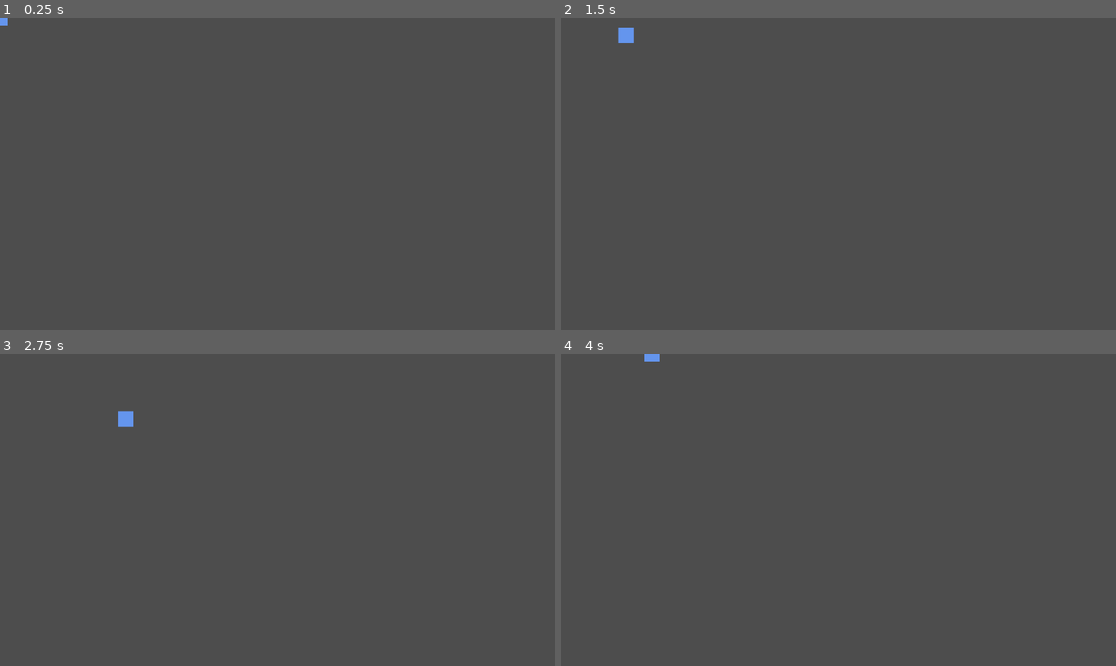
Above: before the commit, frames 1-4 (two rows, left to right).
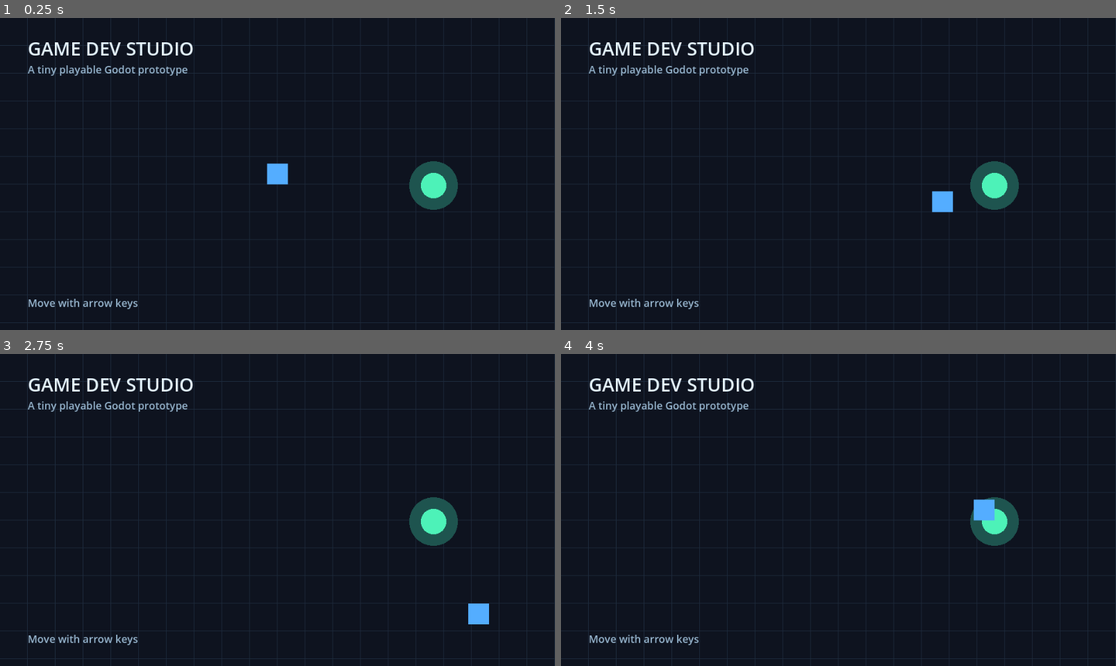
Above: after the commit, the same moments.

Repository: toilanguyen2910/game-dev-studio
Game: Godot game, scene res://main.tscn
The game is run twice, just before and just after one commit, with the same random seed, the same clock (stepped at 60 frames per second) and the same inputs.
Inputs:
- Up to frame 1 (0.25 s): no input
- Up to frame 2 (1.5 s): tap Enter at 0.5 s; hold Right (ui_right) 0.53-1.28 s; hold Down (ui_down) from 1.28 s (still down)
- Up to frame 3 (2.75 s): release Down (ui_down) at 2.03 s; hold Right (ui_right) from 2.03 s (still down)
- Up to frame 4 (4 s): release Right (ui_right) at 2.78 s; hold Up (ui_up) 2.78-3.53 s; hold Left (ui_left) from 3.53 s (still down)

The runs differ from the first frame. In frame 1, 100% of the frame differs, in the area x 0-100%, y 0-100%; in frame 2, 100%; in frame 3, 100%; in frame 4, 100%.

Commit message:
docs: show Godot demo and quick first run

Diff:
--- a/examples/godot/project/player.gd
+++ b/examples/godot/project/player.gd
@@ -1,12 +1,28 @@
 extends Node2D
 
-const SPEED := 180.0
-const SIZE := Vector2(32.0, 32.0)
+const SPEED := 240.0
+const SIZE := Vector2(36.0, 36.0)
+const VIEW_SIZE := Vector2(960.0, 540.0)
+
+func _ready() -> void:
+	position = VIEW_SIZE / 2.0
 
 func _process(delta: float) -> void:
 	var direction := Input.get_vector("ui_left", "ui_right", "ui_up", "ui_down")
 	position += direction * SPEED * delta
+	position = position.clamp(SIZE / 2.0, VIEW_SIZE - SIZE / 2.0)
 	queue_redraw()
 
 func _draw() -> void:
-	draw_rect(Rect2(-SIZE / 2.0, SIZE), Color.CORNFLOWER_BLUE)
+	var font := ThemeDB.fallback_font
+	var origin := -position
+	for x in range(0, 961, 48):
+		draw_line(Vector2(x, 0) + origin, Vector2(x, 540) + origin, Color(0.12, 0.17, 0.24), 1.0)
+	for y in range(0, 541, 48):
+		draw_line(Vector2(0, y) + origin, Vector2(960, y) + origin, Color(0.12, 0.17, 0.24), 1.0)
+	draw_string(font, Vector2(48, 65) + origin, "GAME DEV STUDIO", HORIZONTAL_ALIGNMENT_LEFT, -1, 32, Color(0.9, 0.96, 1.0))
+	draw_string(font, Vector2(48, 96) + origin, "A tiny playable Godot prototype", HORIZONTAL_ALIGNMENT_LEFT, -1, 18, Color(0.6, 0.72, 0.82))
+	draw_string(font, Vector2(48, 500) + origin, "Move with arrow keys", HORIZONTAL_ALIGNMENT_LEFT, -1, 18, Color(0.6, 0.72, 0.82))
+	draw_circle(Vector2(750, 290) + origin, 42.0, Color(0.12, 0.33, 0.31))
+	draw_circle(Vector2(750, 290) + origin, 22.0, Color(0.3, 0.95, 0.72))
+	draw_rect(Rect2(-SIZE / 2.0, SIZE), Color(0.33, 0.68, 1.0))
--- a/examples/godot/project/project.godot
+++ b/examples/godot/project/project.godot
@@ -5,6 +5,12 @@
 config/name="Game Dev Studio Prototype"
 run/main_scene="res://main.tscn"
 
+[display]
+
+window/size/viewport_width=960
+window/size/viewport_height=540
+
 [rendering]
 
 renderer/rendering_method="gl_compatibility"
+environment/defaults/default_clear_color=Color(0.055, 0.075, 0.12, 1)
Not shown, changed: CHANGELOG.md
Not shown, changed: README.md
Not shown, changed: examples/godot/README.md
Not shown, added: examples/godot/screenshot.png
